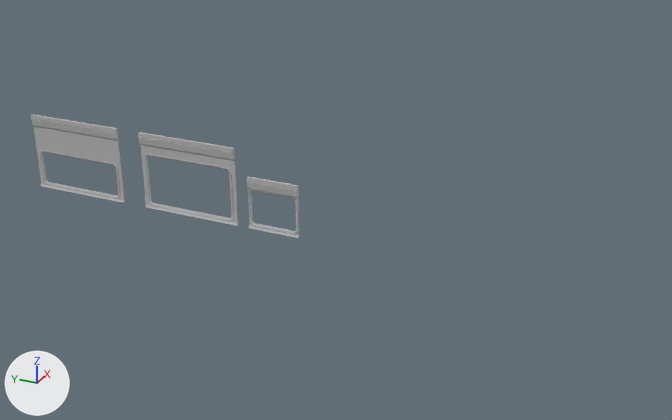
Renders of the FBX model Assets/Game/Models/Environment/Walls/Lab/SM_LabWindows.fbx from each side of a commit.
Rendered twice from a 50 mm lens placed at (-53.1, -56.8, 29.3), pointed at (0.9, -32.5, 2.3). The lights are fixed; the arrows at lower left show +X, +Y and +Z. Where no turn or scale is listed for an object, it has been applied to the vertices.

The scene before the commit, as lines of its bpy script (objects in view):
```python
me_mesh = bpy.data.meshes.new('Mesh')
me_mesh.from_pydata(...)  # 1144 vertices, 749 faces; spans x 0.0..0.2, y -8.0..0.0, z 0.0..6.0
me_mesh.materials.append(mat_wall_lab)  # its picture is missing
me_mesh_001 = bpy.data.meshes.new('Mesh.001')
me_mesh_001.from_pydata(...)  # 1084 vertices, 747 faces; spans x 0.0..0.2, y -8.0..0.0, z 0.0..6.0
me_mesh_001.materials.append(mat_wall_lab)  # its picture is missing
me_mesh_002 = bpy.data.meshes.new('Mesh.002')
me_mesh_002.from_pydata(...)  # 589 vertices, 436 faces; spans x 0.0..0.2, y -4.0..0.0, z 0.0..4.0
me_mesh_002.materials.append(mat_wall_lab)  # its picture is missing
ob_wall_lab_mid_window_35x25 = bpy.data.objects.new('wall_Lab_mid_Window_35x25', me_mesh_002)
ob_wall_lab_mid_window_35x25.location = (0.0, -26.0, 0.0)
ob_wall_lab_tall_window7x25 = bpy.data.objects.new('wall_Lab_Tall_Window7x25', me_mesh)
ob_wall_lab_tall_window7x25.location = (0.0, -7.0, 0.0)
ob_wall_lab_tall_window_7x4 = bpy.data.objects.new('wall_Lab_Tall_Window_7x4', me_mesh_001)
ob_wall_lab_tall_window_7x4.location = (0.0, -17.0, 0.0)
```
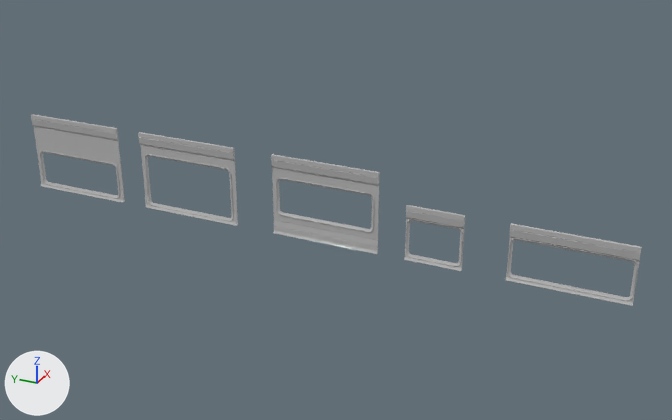
What differs and where, as boxes (x1, y1, x2, y2) in the pictures (672 x 420 px):
'wall_Lab_Tall_Window7x25_Hi', added
    after: (271, 154, 380, 254)
'wall_Lab_mid_Window_7x025', added
    after: (506, 223, 642, 306)
'wall_Lab_mid_Window_35x25', moved
    before: (247, 176, 299, 238)
    after: (404, 205, 465, 271)

Edits to the bpy script that builds the scene:
```text
Add me_mesh_003:
    me_mesh_003.from_pydata(...)  # 1171 vertices, 833 faces; spans x 0.0..0.2, y -8.0..0.0, z 0.0..6.0
    me_mesh_003.materials.append(mat_wall_lab)  # its picture is missing
Add me_mesh_004:
    me_mesh_004.from_pydata(...)  # 774 vertices, 626 faces; spans x 0.0..0.2, y -8.0..0.0, z 0.0..4.0
    me_mesh_004.materials.append(mat_wall_lab)  # its picture is missing
Change ob_wall_lab_mid_window_35x25:
    ob_wall_lab_mid_window_35x25.location: (0.0, -26.0, 0.0) -> (0.0, -38.0, 0.0)
Add ob_wall_lab_tall_window7x25_hi:
    ob_wall_lab_tall_window7x25_hi = bpy.data.objects.new('wall_Lab_Tall_Window7x25_Hi', me_mesh_003)
    ob_wall_lab_tall_window7x25_hi.location = (0.0, -28.0, 0.0)
Add ob_wall_lab_mid_window_7x025:
    ob_wall_lab_mid_window_7x025 = bpy.data.objects.new('wall_Lab_mid_Window_7x025', me_mesh_004)
    ob_wall_lab_mid_window_7x025.location = (0.0, -45.0, 0.0)
```
